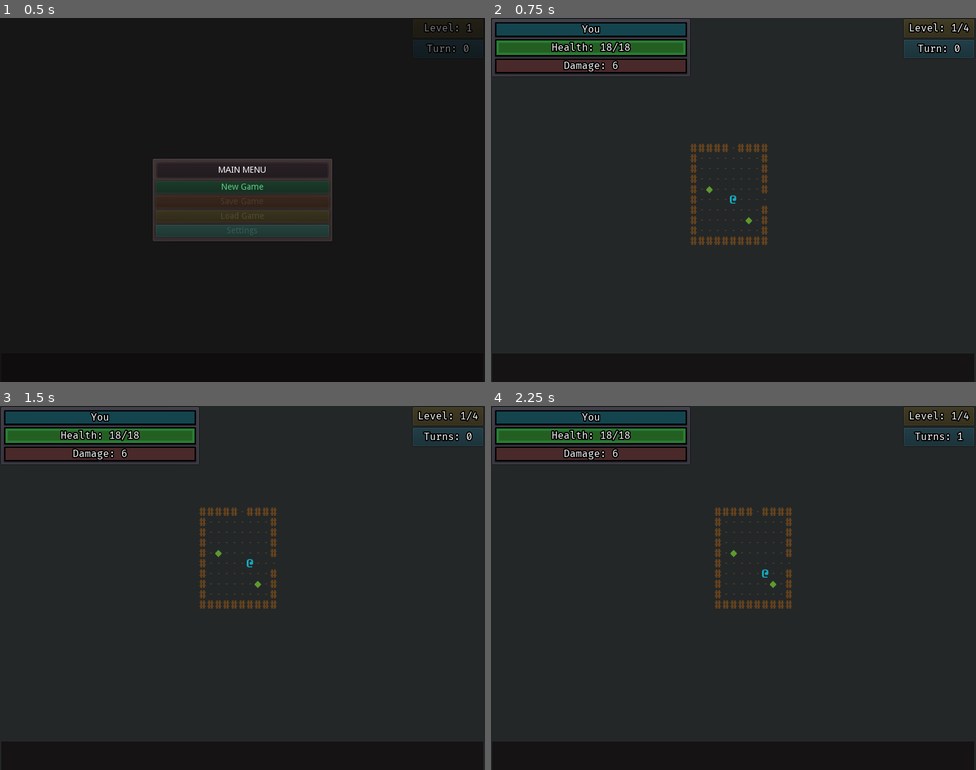
Above: before the commit, frames 1-4 (two rows, left to right).
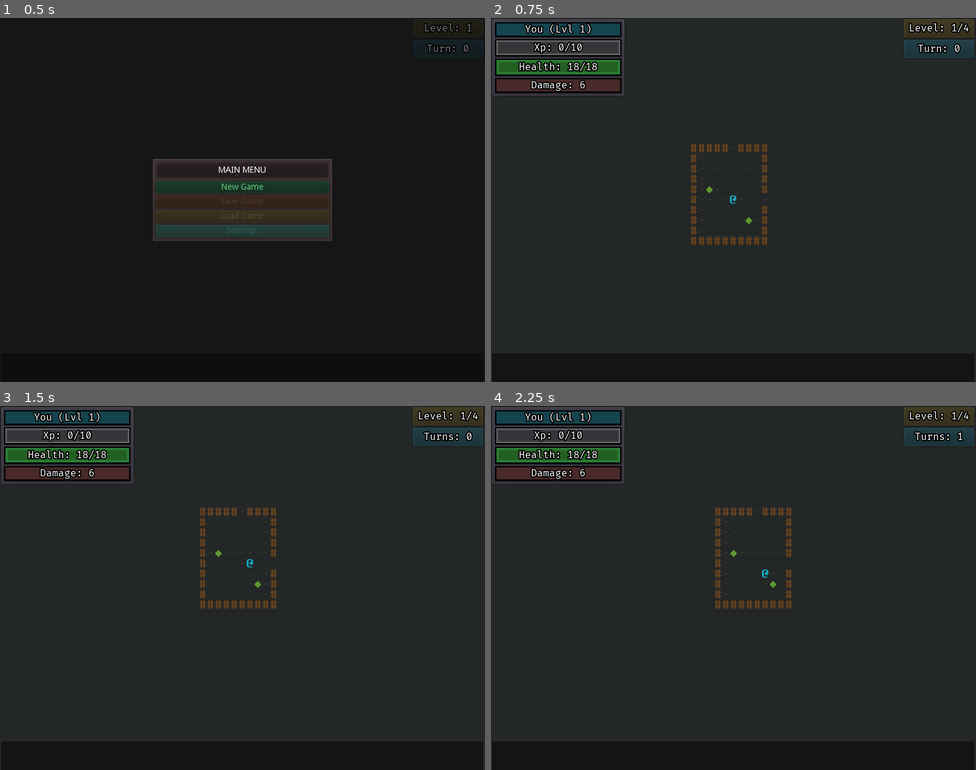
Above: after the commit, the same moments.

Repository: ZenCoderGames/ZRoguelikeGame
Game: Godot game, scene res://scene/main/MainScene.tscn
Two runs of this game, one before a commit and one after it. Both use one fixed random seed, a clock stepped at 60 frames per second and the inputs below.
Inputs:
- Up to frame 1 (0.5 s): no input
- Up to frame 2 (0.75 s): click "New Game" at 0.5 s
- Up to frame 3 (1.5 s): tap Enter at 1.25 s; hold Right (move_right) from 1.28 s (still down); tap S (cam_move_down) at 1.35 s
- Up to frame 4 (2.25 s): tap Space at 2 s; release Right (move_right) at 2.03 s; hold Down (move_down) from 2.03 s (still down); tap A (cam_move_left) at 2.1 s

Frame 1 is identical in both runs. In frame 2, 5.5% of the frame differs, in the area x 0-41%, y 0-22%; in frame 3, 5.5%; in frame 4, 5.5%.

Commit message:
Experience Points

Diff:
--- a/resource/characters.json
+++ b/resource/characters.json
@@ -62,6 +62,7 @@
 				"displayName": "Dwarf",
 				"path": "entity/characters/Dwarf.tscn",
 				"cost": 5,
+				"xp": 10,
 				"stats": [
 					{
 						"type": "HEALTH",
@@ -91,6 +92,7 @@
 				"displayName": "Giant",
 				"path": "entity/characters/Giant.tscn",
 				"cost": 10,
+				"xp": 20,
 				"stats": [
 					{
 						"type": "HEALTH",
@@ -120,6 +122,7 @@
 				"displayName": "Rat",
 				"path": "entity/characters/Rat.tscn",
 				"cost": 2,
+				"xp": 3,
 				"stats": [
 					{
 						"type": "HEALTH",
@@ -149,6 +152,7 @@
 				"displayName": "Serpent",
 				"path": "entity/characters/Serpent.tscn",
 				"cost": 5,
+				"xp": 8,
 				"stats": [
 					{
 						"type": "HEALTH",
--- a/scripts/battle/data/CharacterData.gd
+++ b/scripts/battle/data/CharacterData.gd
@@ -4,6 +4,7 @@
 var displayName:String
 var path:String
 var cost:int
+var xp:int
 var statDataList:Array
 var moveAction:ActionData
 var attackAction:ActionData
@@ -14,6 +15,7 @@
 	displayName = dataJS["displayName"]
 	path = dataJS["path"]
 	cost =  Utils.get_data_from_json(dataJS, "cost", 0)
+	xp =  Utils.get_data_from_json(dataJS, "xp", 0)
 
 	var statDataJSList = dataJS["stats"]
 	for statDataJS in statDataJSList:
--- a/scripts/battle/instance/characters/Character.gd
+++ b/scripts/battle/instance/characters/Character.gd
@@ -5,6 +5,7 @@
 
 onready var damageText:Label = get_node("DamageText")
 
+var charData:CharacterData
 var displayName: String = ""
 var team: int = 0
 var stamina: int = 0
@@ -48,7 +49,8 @@
 
 var originalColor:Color
 
-func init(charData, teamVal):
+func init(charDataVal, teamVal):
+	charData = charDataVal
 	displayName = charData.displayName
 	team = teamVal
 	originalColor = self.self_modulate
--- a/scripts/battle/instance/characters/PlayerCharacter.gd
+++ b/scripts/battle/instance/characters/PlayerCharacter.gd
@@ -5,11 +5,17 @@
 signal OnNearbyEntityFound(entity)
 signal OnPlayerReachedExit()
 signal OnPlayerReachedEnd()
+signal OnXPGained()
+
+var levelXpList:Array = [0, 10, 25, 50, 100, 200, 400, 800, 1600]
+var xp:int = 0
+var currentLevel:int = 0
 
 func init(charData, teamVal):
 	.init(charData, teamVal)
 
 	Dungeon.connect("OnEnemyMovedAdjacentToPlayer", self, "on_enemy_moved_adjacent")
+	HitResolutionManager.connect("OnKill", self, "_on_kill")
 
 func update():
 	.update()
@@ -45,3 +51,33 @@
 	var cell = currentRoom.get_cell(r, c)
 	if cell!=null and cell.has_entity() and cell.is_entity_type(Constants.ENTITY_TYPE.DYNAMIC):
 		emit_signal("OnNearbyEntityFound", cell.entityObject)
+
+func _on_kill(attacker, defender, _finalDmg):
+	if attacker == self:
+		_gain_xp(defender.charData.xp)
+
+func _gain_xp(val:int):
+	xp = xp + val
+	currentLevel = -1
+	for levelXp in levelXpList:
+		if xp>levelXp:
+			currentLevel = currentLevel + 1
+	emit_signal("OnXPGained")
+
+func get_xp():
+	return xp
+
+func get_level():
+	return currentLevel
+
+func get_xp_from_current_level():
+	return xp - levelXpList[currentLevel]
+
+func get_xp_to_level_xp():
+	var nextLevel:int = currentLevel
+	if currentLevel<levelXpList.size()-1:
+		nextLevel = currentLevel + 1
+	return levelXpList[nextLevel] - levelXpList[currentLevel]
+
+func is_at_max_level():
+	return currentLevel == levelXpList.size()-1
--- a/scripts/battle/ui/CharacterUI.gd
+++ b/scripts/battle/ui/CharacterUI.gd
@@ -6,6 +6,9 @@
 onready var listContainer:VBoxContainer = get_node("HSplitContainer/Base")
 onready var nameBg:ColorRect = get_node("HSplitContainer/Base/Name/Bg")
 onready var nameLabel:Label = get_node("HSplitContainer/Base/Name/NameLabel")
+onready var xpUI:PanelContainer = get_node("HSplitContainer/Base/XP")
+onready var xpBar:ProgressBar = get_node("HSplitContainer/Base/XP/XPBar")
+onready var xpLabel:Label = get_node("HSplitContainer/Base/XP/XPLabel")
 onready var healthBar:ProgressBar = get_node("HSplitContainer/Base/Health/HealthBar")
 onready var healthLabel:Label = get_node("HSplitContainer/Base/Health/HealthLabel")
 onready var descLabel:Label = get_node("HSplitContainer/Base/Damage/DescLabel")
@@ -32,6 +35,8 @@
 var equippedSpells:Dictionary = {}
 var equippedEffects:Dictionary = {}
 
+var isPlayer:bool
+
 func _ready():
 	originalHealthBarColor = healthBar.self_modulate
 
@@ -51,8 +56,13 @@
 	character.equipment.connect("OnSpellActivated", self, "_on_spell_activated")
 	if character.team == Constants.TEAM.PLAYER:
 		nameBg.color = playerTintColor
+		isPlayer = true
+		xpUI.visible = true
+		var playerChar:PlayerCharacter = character as PlayerCharacter
+		playerChar.connect("OnXPGained", self, "_update_base_ui")
 	elif character.team == Constants.TEAM.ENEMY:
 		nameBg.color = enemyTintColor
+		xpUI.visible = false
 	_update_base_ui()
 
 func _on_stat_changed(characterRef):
@@ -69,6 +79,15 @@
 	var pctHealth:float = float(character.get_health())/float(character.get_max_health())
 	healthBar.value = pctHealth * 100
 	descLabel.text = str("Damage: ", character.get_damage())
+	if isPlayer:
+		var playerChar:PlayerCharacter = character as PlayerCharacter
+		nameLabel.text = str(character.displayName, " (Lvl ", playerChar.get_level()+1, ")")
+		if playerChar.is_at_max_level():
+			xpLabel.text = "Max Level"
+		else:
+			xpLabel.text = str("Xp: ", playerChar.get_xp_from_current_level(), "/", playerChar.get_xp_to_level_xp())
+		var pctXP:float = float(playerChar.get_xp_from_current_level())/float(playerChar.get_xp_to_level_xp())
+		xpBar.value = pctXP * 100
 
 # ITEMS
 func _on_item_equipped(item):
--- a/ui/battle/CharacterUI.tscn
+++ b/ui/battle/CharacterUI.tscn
@@ -1,8 +1,16 @@
-[gd_scene load_steps=5 format=2]
+[gd_scene load_steps=6 format=2]
 
 [ext_resource path="res://themes/guiTheme.tres" type="Theme" id=1]
 [ext_resource path="res://scripts/battle/ui/CharacterUI.gd" type="Script" id=2]
 [ext_resource path="res://ui/battle/styles/InfoPanelStyleBox.tres" type="StyleBox" id=3]
+
+[sub_resource type="StyleBoxFlat" id=2]
+bg_color = Color( 0.152941, 0.443137, 0.435294, 1 )
+border_width_left = 4
+border_width_top = 4
+border_width_right = 4
+border_width_bottom = 4
+border_color = Color( 0.239216, 0.533333, 0.635294, 1 )
 
 [sub_resource type="StyleBoxFlat" id=1]
 bg_color = Color( 0.145098, 0.376471, 0.137255, 1 )
@@ -13,7 +21,7 @@
 border_color = Color( 0.168627, 0.490196, 0.211765, 1 )
 
 [node name="PanelContainer" type="PanelContainer"]
-margin_right = 330.0
+margin_right = 222.0
 margin_bottom = 98.0
 script = ExtResource( 2 )
 playerTintColor = Color( 0.0823529, 0.270588, 0.309804, 1 )
@@ -24,56 +32,76 @@
 [node name="HSplitContainer" type="HSplitContainer" parent="."]
 margin_left = 7.0
 margin_top = 7.0
-margin_right = 323.0
+margin_right = 215.0
 margin_bottom = 91.0
 size_flags_horizontal = 3
 size_flags_vertical = 3
 
 [node name="Base" type="VBoxContainer" parent="HSplitContainer"]
-margin_right = 316.0
+margin_right = 208.0
 margin_bottom = 84.0
 size_flags_horizontal = 3
 size_flags_vertical = 3
 
 [node name="Name" type="PanelContainer" parent="HSplitContainer/Base"]
-margin_right = 316.0
+margin_right = 208.0
 margin_bottom = 24.0
 custom_styles/panel = ExtResource( 3 )
 
 [node name="Bg" type="ColorRect" parent="HSplitContainer/Base/Name"]
 margin_left = 2.0
 margin_top = 2.0
-margin_right = 314.0
+margin_right = 206.0
 margin_bottom = 22.0
 color = Color( 0.156863, 0.14902, 0.14902, 1 )
 
 [node name="NameLabel" type="Label" parent="HSplitContainer/Base/Name"]
 margin_left = 2.0
 margin_top = 2.0
-margin_right = 314.0
-margin_bottom = 22.0
-theme = ExtResource( 1 )
-text = "Enemy"
-align = 1
-
-[node name="Health" type="PanelContainer" parent="HSplitContainer/Base"]
+margin_right = 206.0
+margin_bottom = 22.0
+theme = ExtResource( 1 )
+text = "Enemy (Lvl 1)"
+align = 1
+
+[node name="XP" type="PanelContainer" parent="HSplitContainer/Base"]
+visible = false
 margin_top = 28.0
 margin_right = 316.0
 margin_bottom = 56.0
 custom_styles/panel = ExtResource( 3 )
 
-[node name="Bg" type="ColorRect" parent="HSplitContainer/Base/Health"]
-visible = false
-margin_left = 2.0
-margin_top = 2.0
-margin_right = 184.0
-margin_bottom = 22.0
-color = Color( 0, 0, 0, 1 )
+[node name="XPBar" type="ProgressBar" parent="HSplitContainer/Base/XP"]
+margin_left = 2.0
+margin_top = 2.0
+margin_right = 314.0
+margin_bottom = 26.0
+rect_min_size = Vector2( 182, 24 )
+custom_styles/fg = SubResource( 2 )
+value = 75.0
+rounded = true
+percent_visible = false
+
+[node name="XPLabel" type="Label" parent="HSplitContainer/Base/XP"]
+margin_left = 2.0
+margin_top = 4.0
+margin_right = 314.0
+margin_bottom = 24.0
+theme = ExtResource( 1 )
+text = "Exp: 35/100"
+align = 1
+valign = 1
+
+[node name="Health" type="PanelContainer" parent="HSplitContainer/Base"]
+margin_top = 28.0
+margin_right = 208.0
+margin_bottom = 56.0
+custom_styles/panel = ExtResource( 3 )
 
 [node name="HealthBar" type="ProgressBar" parent="HSplitContainer/Base/Health"]
 margin_left = 2.0
 margin_top = 2.0
-margin_right = 314.0
+margin_right = 206.0
 margin_bottom = 26.0
 rect_min_size = Vector2( 182, 24 )
 custom_styles/fg = SubResource( 1 )
@@ -84,30 +112,30 @@
 [node name="HealthLabel" type="Label" parent="HSplitContainer/Base/Health"]
 margin_left = 2.0
 margin_top = 4.0
-margin_right = 314.0
-margin_bottom = 24.0
-theme = ExtResource( 1 )
-text = "Health: 100"
+margin_right = 206.0
+margin_bottom = 24.0
+theme = ExtResource( 1 )
+text = "Health: 30/100"
 align = 1
 valign = 1
 
 [node name="Damage" type="PanelContainer" parent="HSplitContainer/Base"]
 margin_top = 60.0
-margin_right = 316.0
+margin_right = 208.0
 margin_bottom = 84.0
 custom_styles/panel = ExtResource( 3 )
 
 [node name="Bg" type="ColorRect" parent="HSplitContainer/Base/Damage"]
 margin_left = 2.0
 margin_top = 2.0
-margin_right = 314.0
+margin_right = 206.0
 margin_bottom = 22.0
 color = Color( 0.290196, 0.164706, 0.164706, 1 )
 
 [node name="DescLabel" type="Label" parent="HSplitContainer/Base/Damage"]
 margin_left = 2.0
 margin_top = 2.0
-margin_right = 314.0
+margin_right = 206.0
 margin_bottom = 22.0
 theme = ExtResource( 1 )
 text = "Damage: 2"
